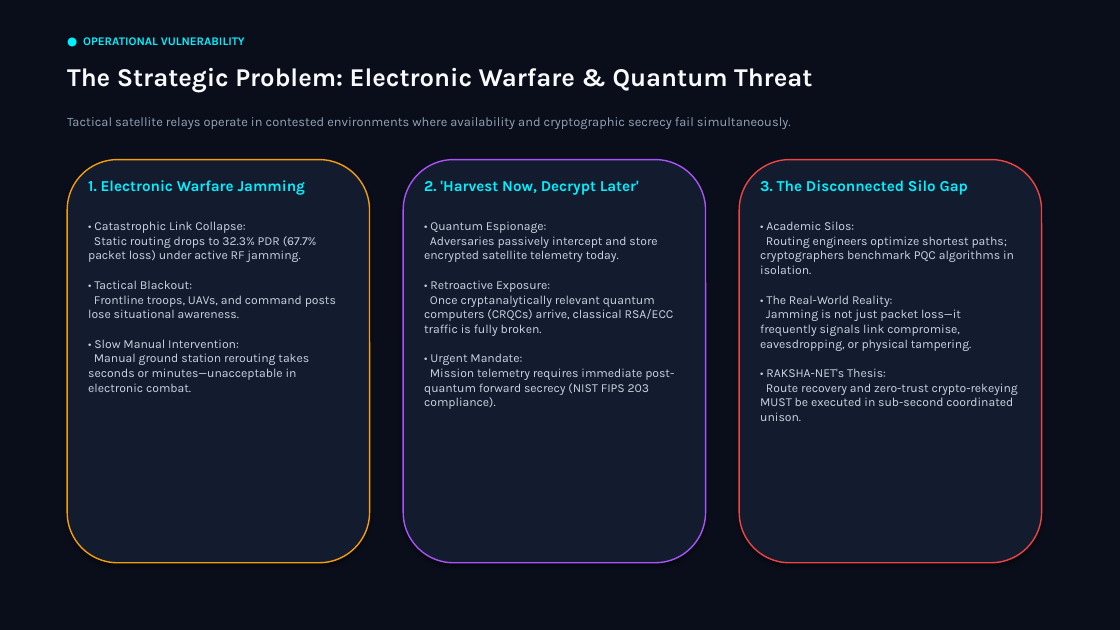
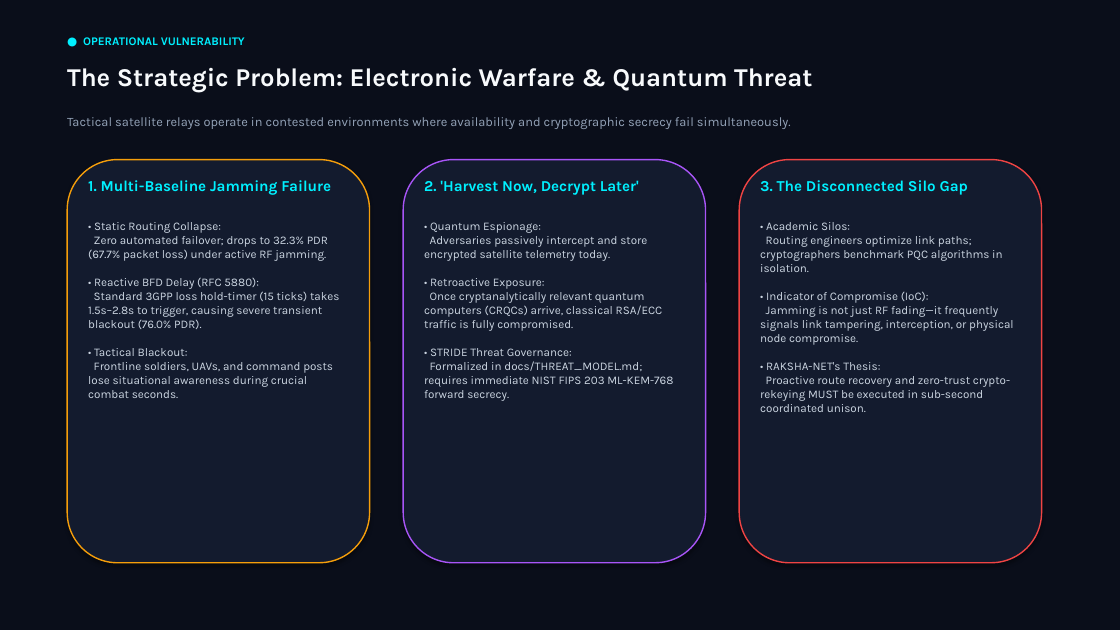
Before and after one commit to Rahul109871234/raksha-net, a slide deck: slide 2 of results/raksha_net_defense_presentation.pptx. Drawn at 1120x630 pixels with LibreOffice and Linux fonts; fonts in the diff are those of the drawing. Boxes give left, top, right and bottom in pixels: in the first picture for what was removed or moved away, otherwise in the second. Text is boxed around its words. In the diff, an @@ line names an element or a change of style, - is before the commit and + after.

Commit message:
docs(presentation): align slides and playbook with TRL-4 emulation, reactive BFD baseline, Apache 2.0, and threat model

```diff
--- a/results/raksha_net_defense_presentation.pptx
+++ b/results/raksha_net_defense_presentation.pptx
@@ text at (88,180,331,195): text changed @@
-1. Electronic Warfare Jamming
+1. Multi-Baseline Jamming Failure
@@ text at (88,222,339,398): text changed; size 10.5 to 10 pt @@
-• Catastrophic Link Collapse:
-Static routing drops to 32.3% PDR (67.7% packet loss) under active RF jamming.
-• Tactical Blackout:
-Frontline troops, UAVs, and command posts lose situational awareness.
-• Slow Manual Intervention:
-Manual ground station rerouting takes seconds or minutes—unacceptable in electronic combat.
+• Static Routing Collapse:
+Zero automated failover; drops to 32.3% PDR (67.7% packet loss) under active RF jamming.
+• Reactive BFD Delay (RFC 5880):
+Standard 3GPP loss hold-timer (15 ticks) takes 1.5s–2.8s to trigger, causing severe transient blackout (76.0% PDR).
+• Tactical Blackout:
+Frontline soldiers, UAVs, and command posts lose situational awareness during crucial combat seconds.
@@ text at (424,222,673,401): text changed; size 10.5 to 10 pt @@
-• Quantum Espionage:
-Adversaries passively intercept and store encrypted satellite telemetry today.
-• Retroactive Exposure:
-Once cryptanalytically relevant quantum computers (CRQCs) arrive, classical RSA/ECC traffic is fully broken.
-• Urgent Mandate:
-Mission telemetry requires immediate post-quantum forward secrecy (NIST FIPS 203 compliance).
+• Quantum Espionage:
+Adversaries passively intercept and store encrypted satellite telemetry today.
+• Retroactive Exposure:
+Once cryptanalytically relevant quantum computers (CRQCs) arrive, classical RSA/ECC traffic is fully compromised.
+• STRIDE Threat Governance:
+Formalized in docs/THREAT_MODEL.md; requires immediate NIST FIPS 203 ML-KEM-768 forward secrecy.
@@ text at (760,222,1014,412): text changed; size 10.5 to 10 pt @@
-• Academic Silos:
-Routing engineers optimize shortest paths; cryptographers benchmark PQC algorithms in isolation.
-• The Real-World Reality:
-Jamming is not just packet loss—it frequently signals link compromise, eavesdropping, or physical tampering.
-• RAKSHA-NET's Thesis:
-Route recovery and zero-trust crypto-rekeying MUST be executed in sub-second coordinated unison.
+• Academic Silos:
+Routing engineers optimize link paths; cryptographers benchmark PQC algorithms in isolation.
+• Indicator of Compromise (IoC):
+Jamming is not just RF fading—it frequently signals link tampering, interception, or physical node compromise.
+• RAKSHA-NET's Thesis:
+Proactive route recovery and zero-trust crypto-rekeying MUST be executed in sub-second coordinated unison.
```
Also in this commit, not shown: 11 other slides changed, 2 other files.
